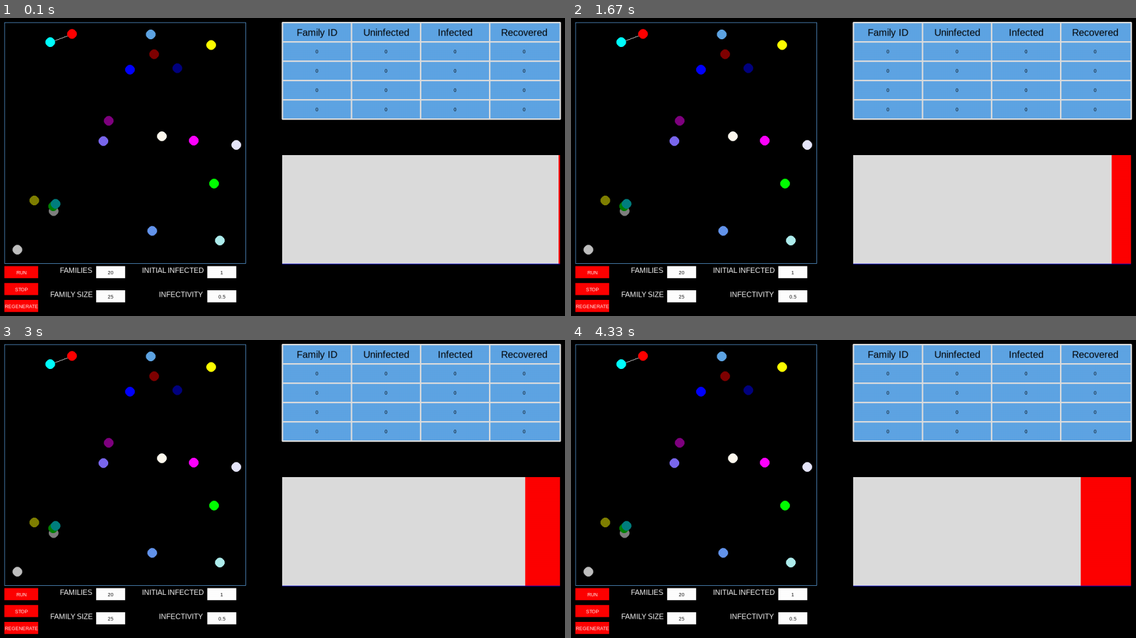
Above: before the commit, frames 1-4 (two rows, left to right).
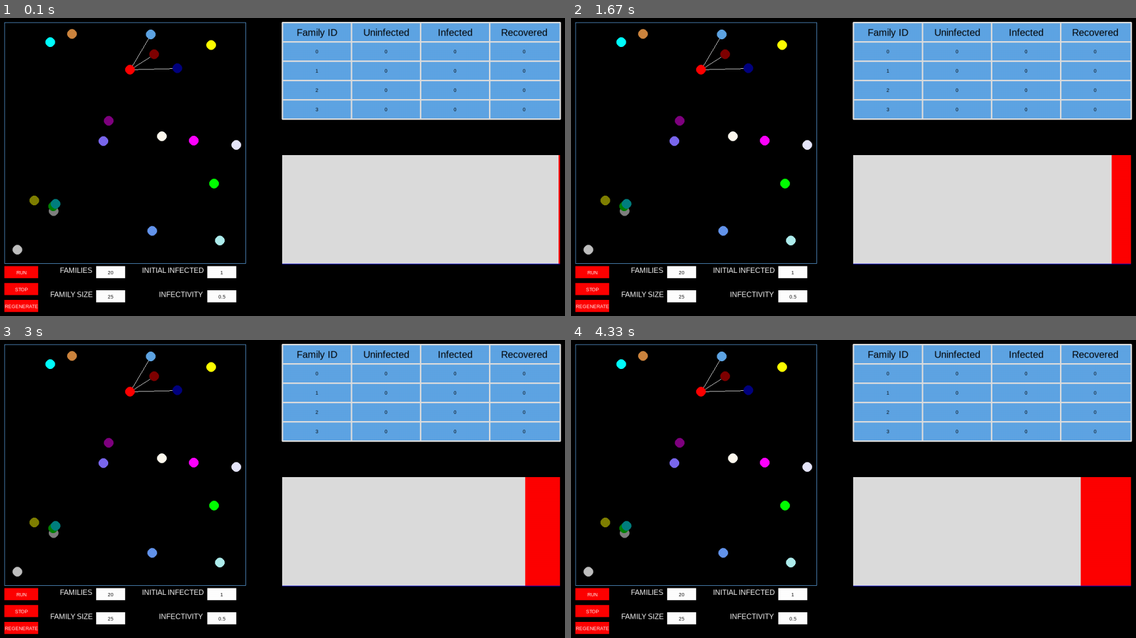
Above: after the commit, the same moments.

Repository: linyirun/EpidemicSimulator
Game: pygame game, started from main.py
The game is run twice, just before and just after one commit, with the same random seed, the same clock (stepped at 60 frames per second) and the same inputs.
Inputs (mouse positions are in pixels of both pictures, inside the frame that each line leads up to):
- Up to frame 1 (0.1 s): no input
- Up to frame 2 (1.67 s): click "RUN" at 0.4 s; click (859, 184) at 0.73 s; click "1" at 1.07 s; click (1062, 274) at 1.4 s
- Up to frame 3 (3 s): click "25" at 2.23 s; click (265, 435) at 2.57 s
- Up to frame 4 (4.33 s): click "20" at 3.4 s; click (1034, 480) at 3.73 s

The runs differ from the first frame. In frame 1, 0.2% of the frame differs, in the area x 9-57%, y 3-32%; in frame 2, 0.2%; in frame 3, 0.2%; in frame 4, 0.2%.

Commit message:
almost done scroll

Diff:
--- a/main.py
+++ b/main.py
@@ -260,8 +260,8 @@
 
         # Initialize the data table with num_families rows with 4 elements each row
         self.data_table = []
-        for _ in range(num_families):
-            self.data_table.append([0, 0, 0, 0])
+        for i in range(num_families):
+            self.data_table.append([i, 0, 0, 0])
 
     def update(self) -> None:
         """Updates self by:
@@ -309,6 +309,12 @@
         """
         # end_position = (position[0] + STATS_W, position[1])
         py.draw.line(screen, self.line_color, position, position2, width=self.border_line_width)
+
+    def check_scroll(self, x, y, dy):
+        """checks if we can scroll"""
+        if self.pos_x <= x <= self.pos_x + STATS_W and self.pos_y <= y <= self.pos_y + STATS_H:
+            # clamps
+            self.current_top_row = max(min(self.current_top_row + dy, self.num_families - 1), 0)
 
 
 def draw_node(position: tuple[int, int], colour: tuple[int, int, int]) -> None:
@@ -406,6 +412,10 @@
             # exit window
             if event.type == py.QUIT:
                 done = True
+            if event.type == py.MOUSEWHEEL:
+                dy = event.y
+                x, y = py.mouse.get_pos()
+                stats_table.check_scroll(x, y, dy)
             if event.type == py.MOUSEBUTTONDOWN:
                 if active_button is not None:
                     active_button.active = False
